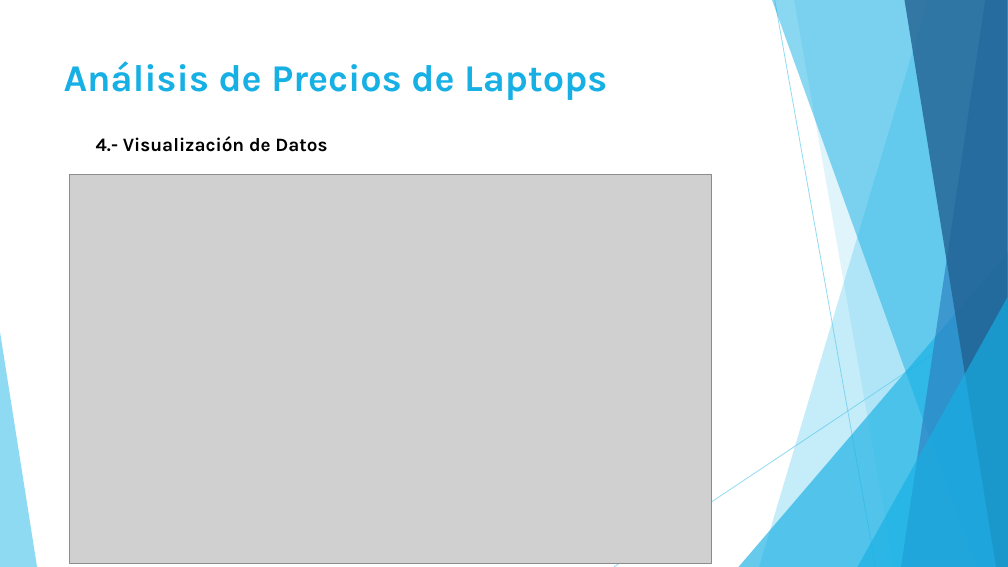
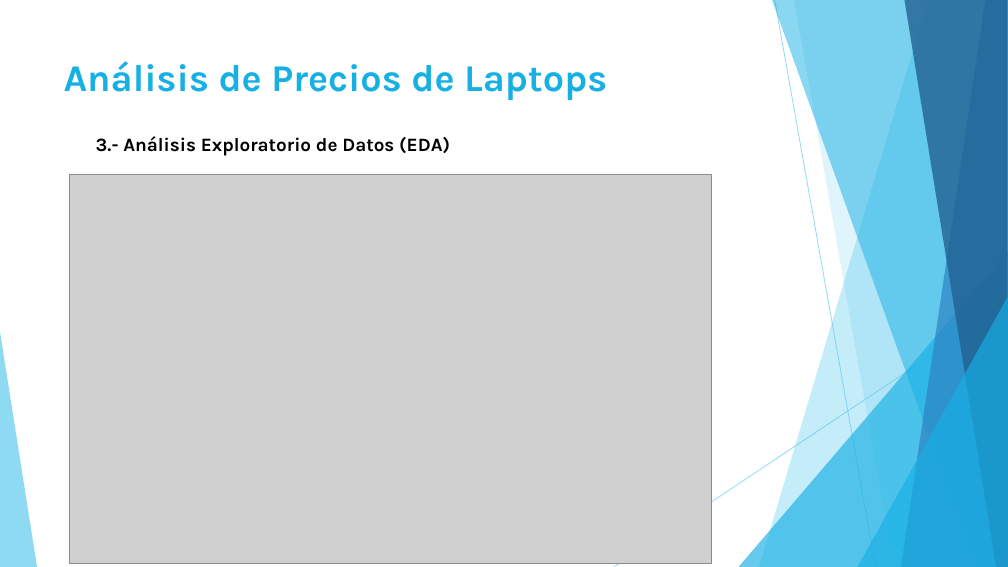
Before and after one commit to pinefox8383/Proyecto_Final_Diplomado, a slide deck: slide 7 of Presentación.pptx. Drawn at 1008x567 pixels with LibreOffice and Linux fonts; fonts in the diff are those of the drawing; grey boxes stand for pictures. Boxes give left, top, right and bottom in pixels: in the first picture for what was removed or moved away, otherwise in the second. Text is boxed around its words. In the diff, an @@ line names an element or a change of style, - is before the commit and + after.

```diff
--- a/Presentación.pptx
+++ b/Presentación.pptx
@@ text at box(96, 136, 450, 156): text changed @@
-4.- Visualización de Datos
+3.- Análisis Exploratorio de Datos (EDA)
```
Also in this commit, not shown: 2 other slides changed, 1 slide added.
